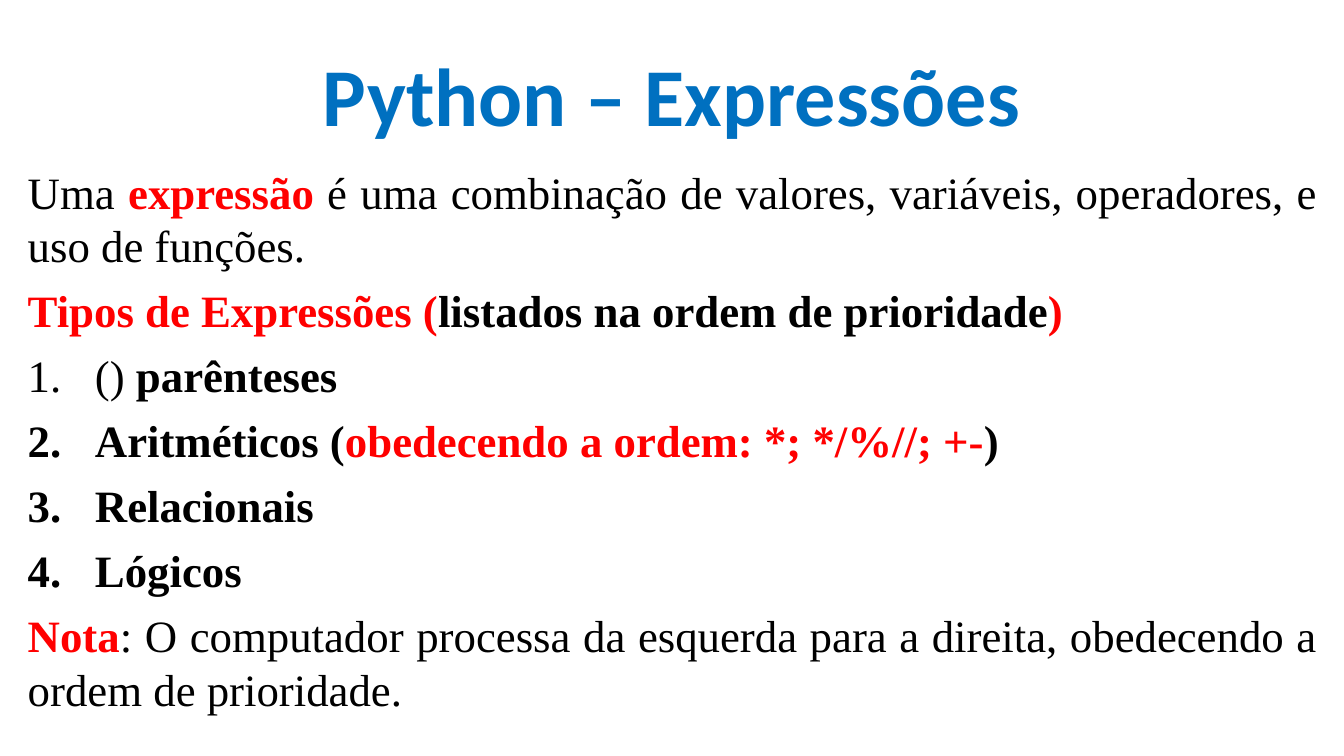
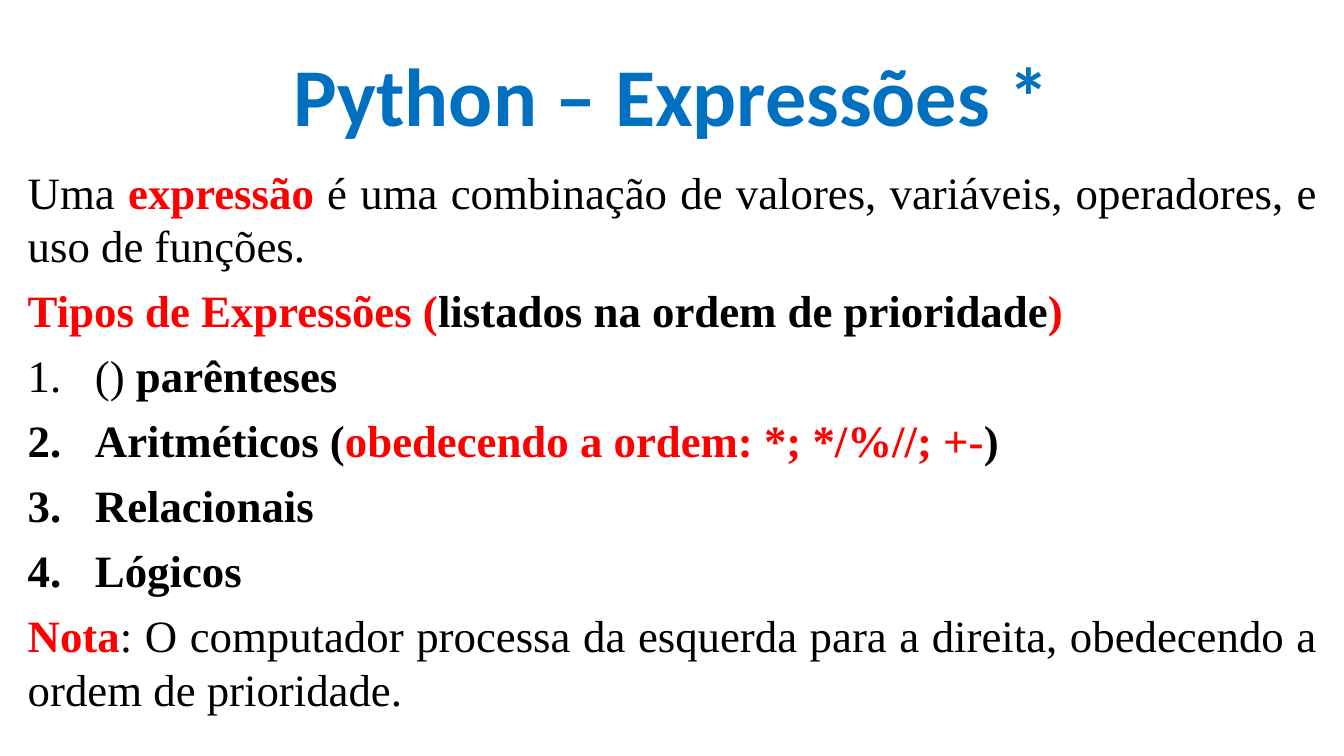
Before and after one commit to CloudEducationBrazil/WydenPythonParadigmas, a slide deck: slide 23 of 01 Classes/Aula 04 05 06 Programação Python.pptx. Drawn at 1344x756 pixels with LibreOffice and Linux fonts; fonts in the diff are those of the drawing; background and template pictures are left out. Boxes give left, top, right and bottom in pixels: in the first picture for what was removed or moved away, otherwise in the second. Text is boxed around its words. In the diff, an @@ line names an element or a change of style, - is before the commit and + after.

Commit message:
Atualização slides de aulas

```diff
--- a/01 Classes/Aula 04 05 06 Programação Python.pptx
+++ b/01 Classes/Aula 04 05 06 Programação Python.pptx
@@ title at <box>293,68,990,139</box>: text changed @@
-Python – Expressões
+Python – Expressões *
```
